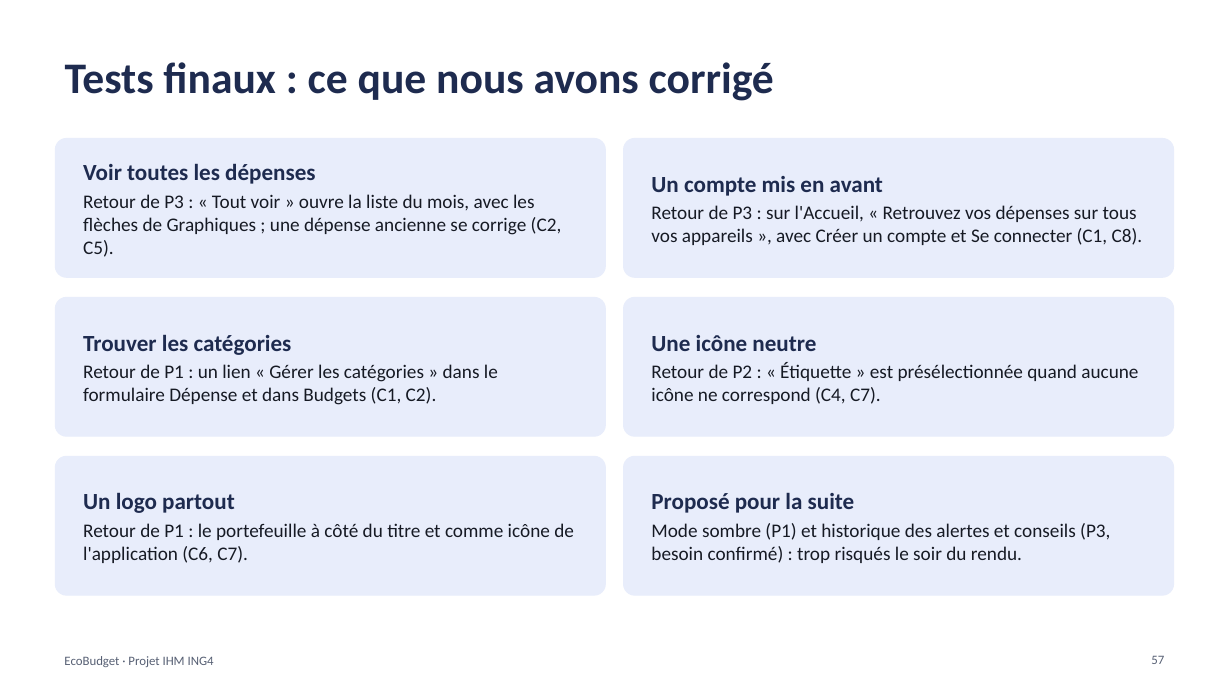
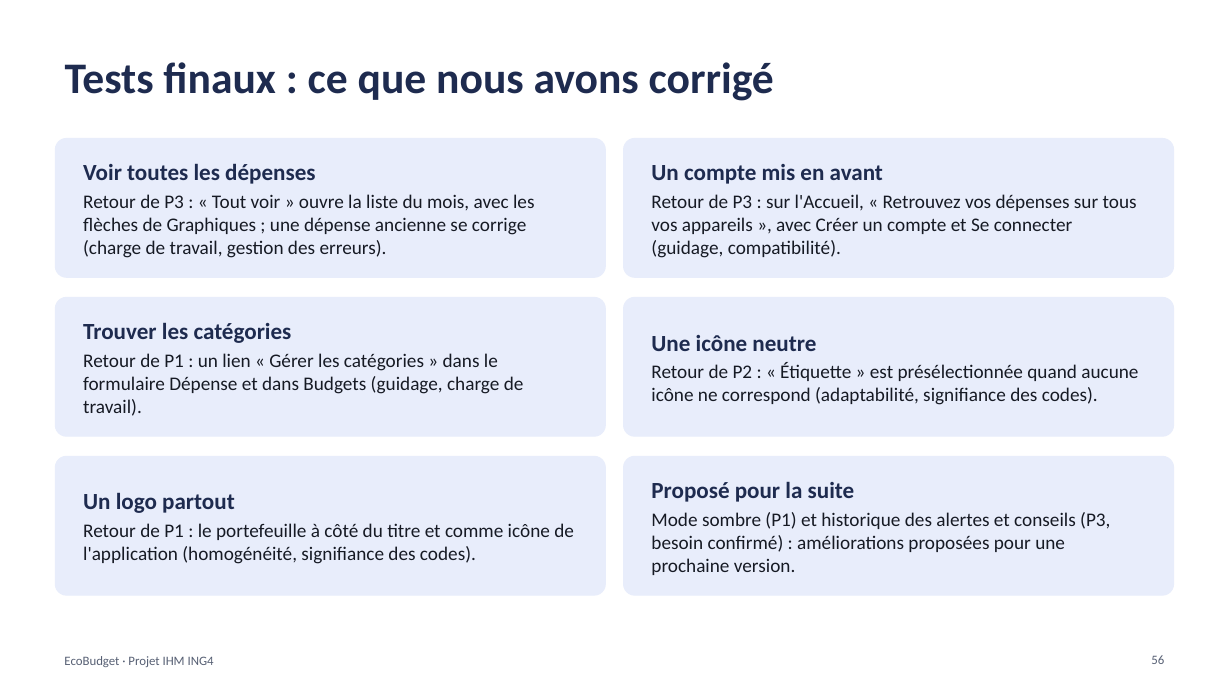
Before and after one commit to kaderouadahi/EcoBudget, a slide deck: slide 56 of livrables/EcoBudget.pptx (slide 57 before the commit). Drawn at 1232x693 pixels with LibreOffice and Linux fonts; fonts in the diff are those of the drawing. Boxes give left, top, right and bottom in pixels: in the first picture for what was removed or moved away, otherwise in the second. Text is boxed around its words. In the diff, an @@ line names an element or a change of style, - is before the commit and + after.

Commit message:
docs: diaporama, contradictions corrigées (conseil « Compris », deux boutons, historique demandé lors des tests, tests finaux terminés)

```diff
--- a/livrables/EcoBudget.pptx
+++ b/livrables/EcoBudget.pptx
@@ text at (83, 194, 534, 258): text changed @@
-Retour de P3 : « Tout voir » ouvre la liste du mois, avec les flèches de Graphiques ; une dépense ancienne se corrige (C2, C5).
+Retour de P3 : « Tout voir » ouvre la liste du mois, avec les flèches de Graphiques ; une dépense ancienne se corrige (charge de travail, gestion des erreurs).
@@ text at (651, 194, 1137, 258): text changed @@
-Retour de P3 : sur l'Accueil, « Retrouvez vos dépenses sur tous vos appareils », avec Créer un compte et Se connecter (C1, C8).
+Retour de P3 : sur l'Accueil, « Retrouvez vos dépenses sur tous vos appareils », avec Créer un compte et Se connecter (guidage, compatibilité).
@@ text at (83, 353, 524, 416): text changed @@
-Retour de P1 : un lien « Gérer les catégories » dans le formulaire Dépense et dans Budgets (C1, C2).
+Retour de P1 : un lien « Gérer les catégories » dans le formulaire Dépense et dans Budgets (guidage, charge de travail).
@@ text at (651, 362, 1138, 405): text changed @@
-Retour de P2 : « Étiquette » est présélectionnée quand aucune icône ne correspond (C4, C7).
+Retour de P2 : « Étiquette » est présélectionnée quand aucune icône ne correspond (adaptabilité, signifiance des codes).
@@ text at (83, 523, 574, 564): text changed @@
-Retour de P1 : le portefeuille à côté du titre et comme icône de l'application (C6, C7).
+Retour de P1 : le portefeuille à côté du titre et comme icône de l'application (homogénéité, signifiance des codes).
@@ text at (651, 512, 1110, 575): text changed @@
-Mode sombre (P1) et historique des alertes et conseils (P3, besoin confirmé) : trop risqués le soir du rendu.
+Mode sombre (P1) et historique des alertes et conseils (P3, besoin confirmé) : améliorations proposées pour une prochaine version.
@@ page number at (1151, 655, 1164, 664): text changed @@
-57
+56
```
Also in this commit, not shown: 17 other slides changed, 1 slide removed, 1 other file.
